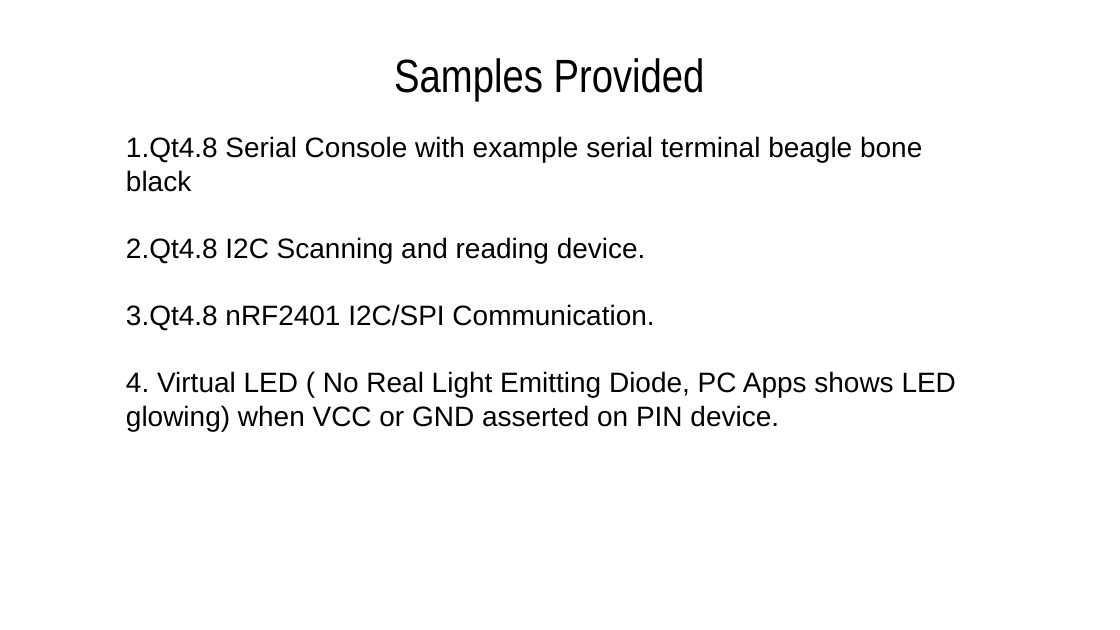
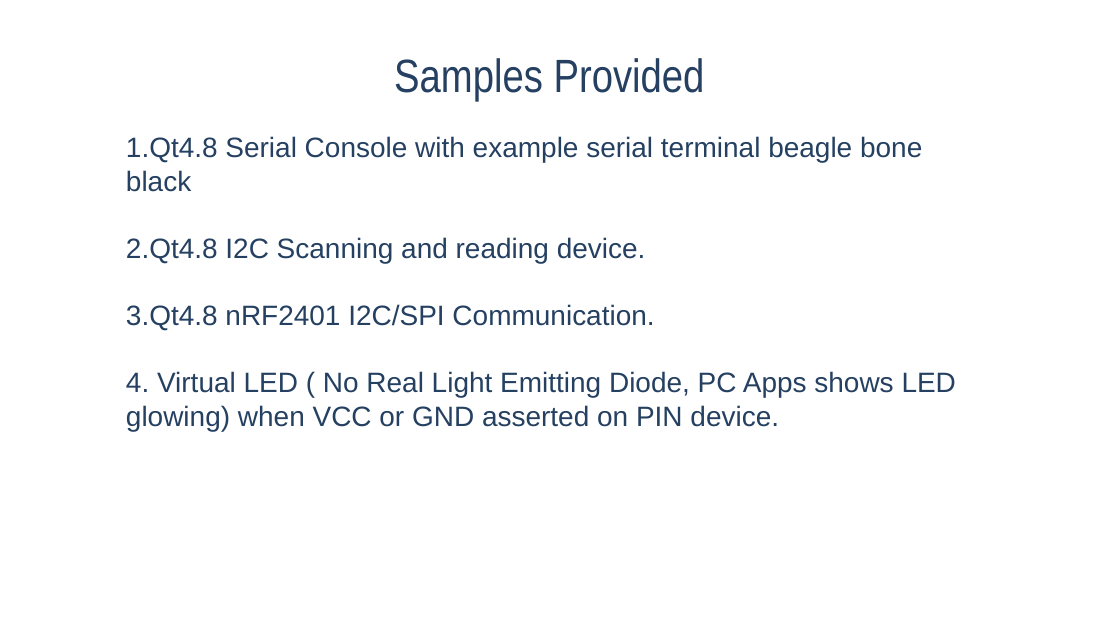
Before and after one commit to natashaiwscope/iot_hw, a slide deck: slide 15 of ppt/wireless.pptx. Drawn at 1120x630 pixels with LibreOffice and Linux fonts; fonts in the diff are those of the drawing. Boxes give left, top, right and bottom in pixels: in the first picture for what was removed or moved away, otherwise in the second. Text is boxed around its words. In the diff, an @@ line names an element or a change of style, - is before the commit and + after.

```diff
--- a/ppt/wireless.pptx
+++ b/ppt/wireless.pptx
@@ text "Samples Provided" at bbox=[394, 58, 705, 102]: text colour #000000 to #254061 @@
@@ text "1.Qt4.8 Serial Console with example ..." at bbox=[126, 136, 956, 431]: text colour #000000 to #254061 @@
```
Also in this commit, not shown: 15 other slides changed.
